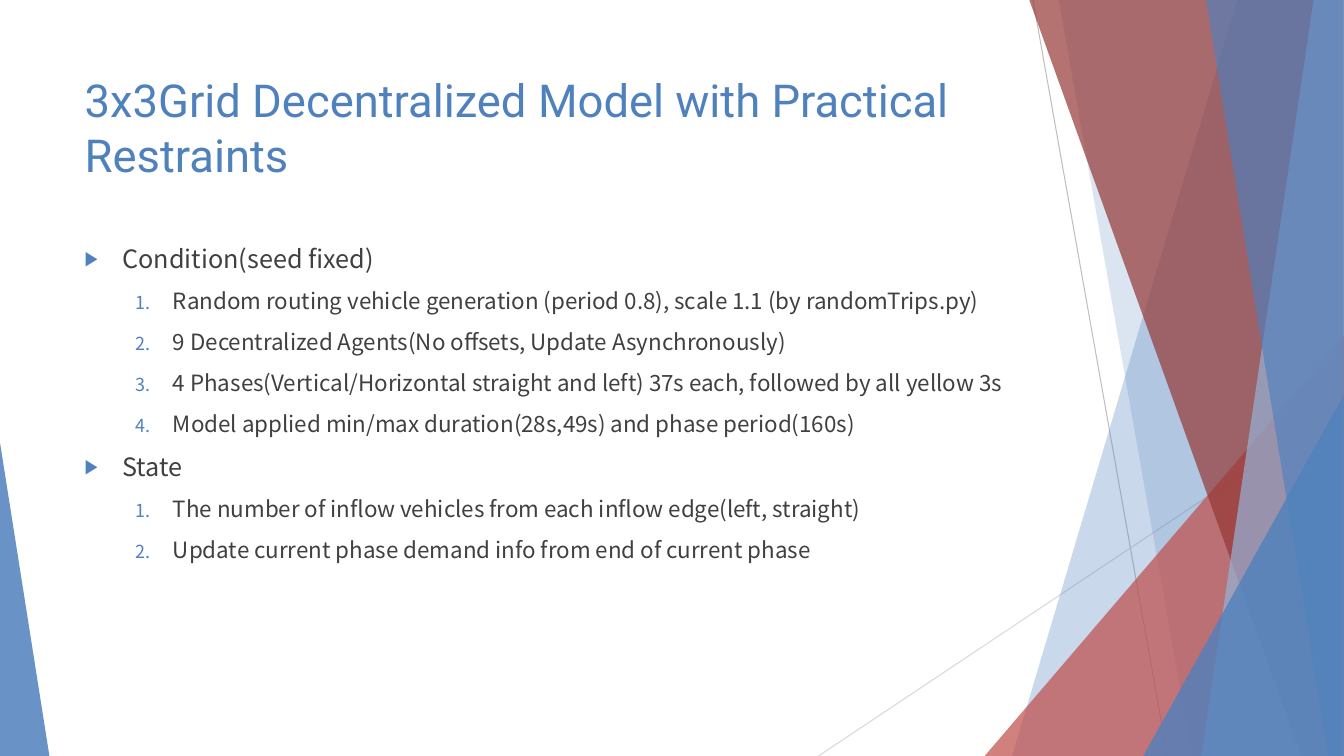
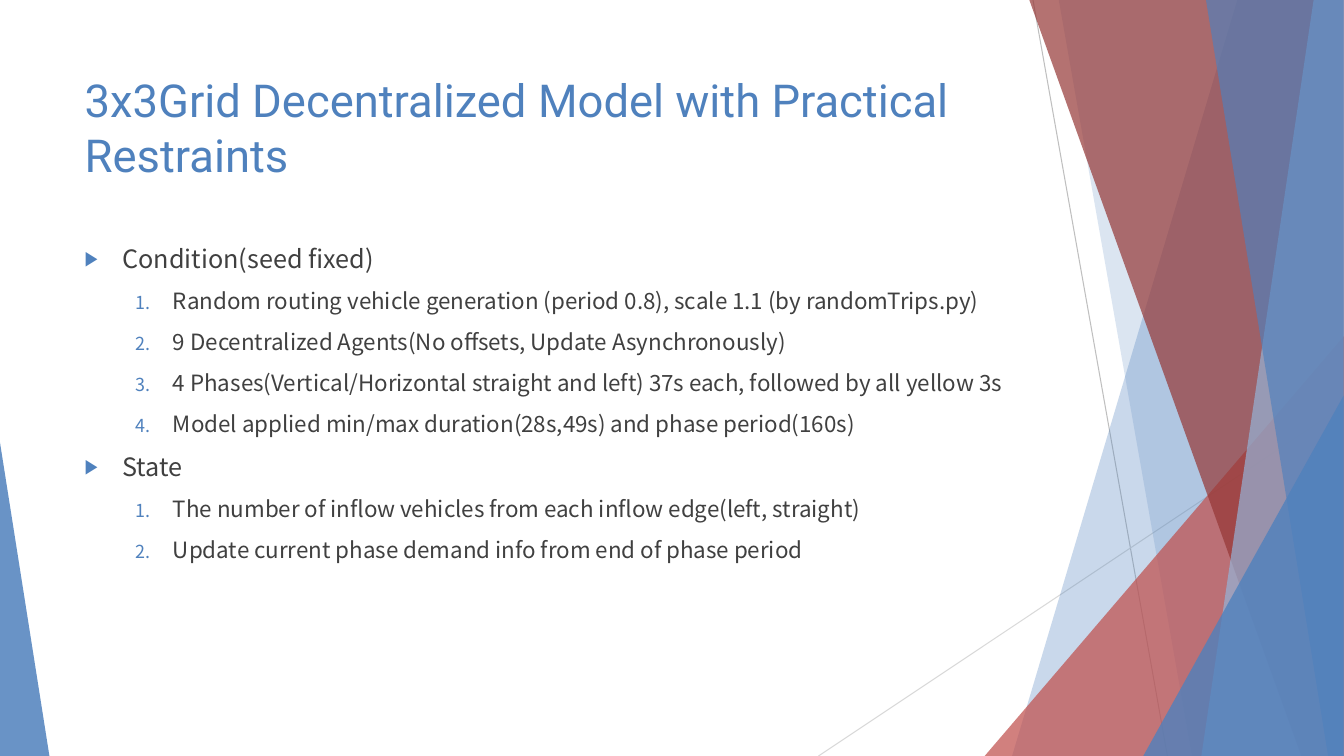
Before and after one commit to 3neutronstar/rl-constraints-traffic, a slide deck: slide 6 of Traffic Optimization Final Speech.pptx. Drawn at 1344x756 pixels with LibreOffice and Linux fonts; fonts in the diff are those of the drawing. Boxes give left, top, right and bottom in pixels: in the first picture for what was removed or moved away, otherwise in the second. Text is boxed around its words. In the diff, an @@ line names an element or a change of style, - is before the commit and + after.

```diff
--- a/Traffic Optimization Final Speech.pptx
+++ b/Traffic Optimization Final Speech.pptx
@@ text at box(173, 540, 802, 563): text changed @@
-  2. Update current phase demand info from end of current phase
+  2. Update current phase demand info from end of phase period
```
Also in this commit, not shown: 2 other slides changed, 3 slides added, 5 other files.
